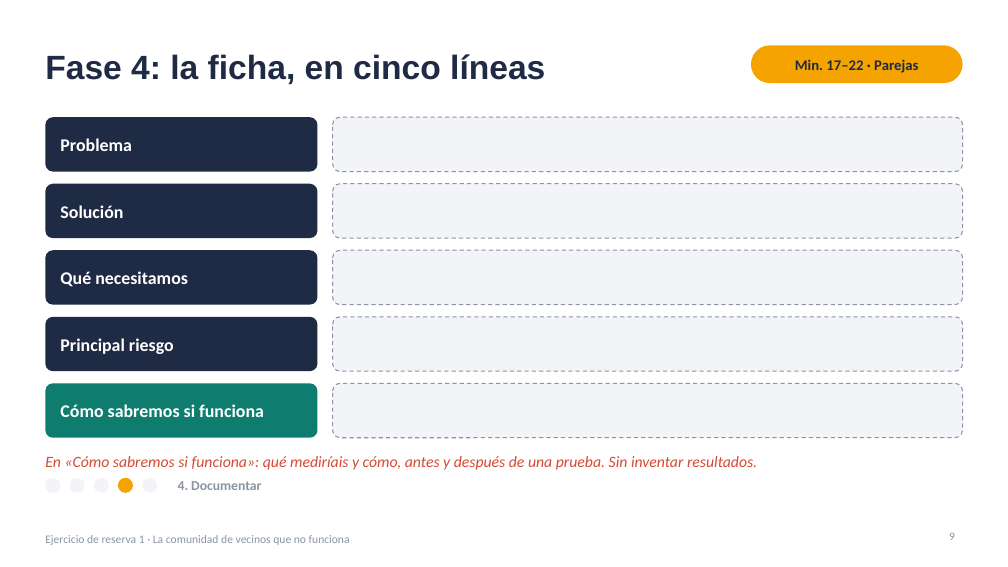
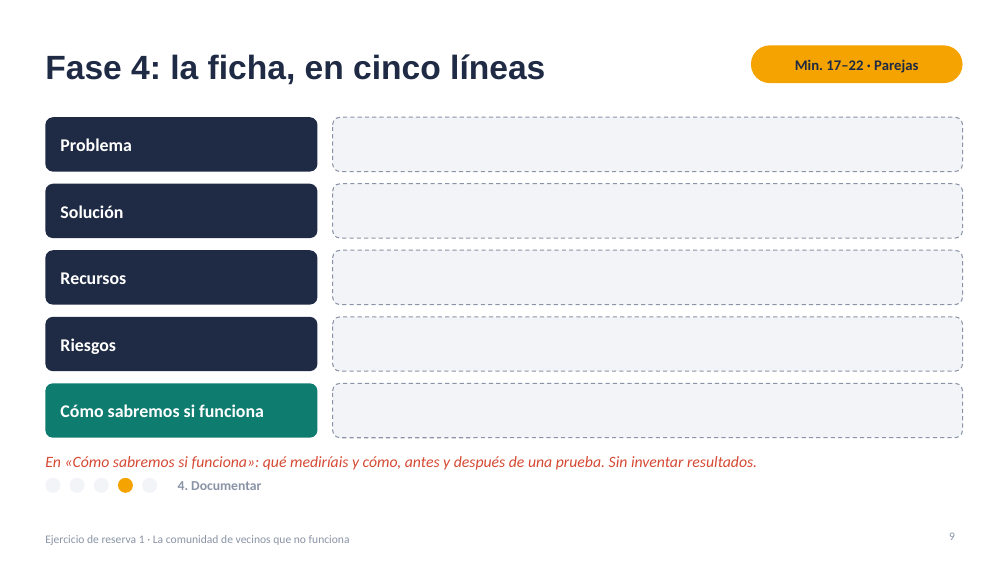
Before and after one commit to jjnieto/creatividad-ofimatica-ia, a slide deck: slide 9 of diapositivas/reserva1_comunidad.pptx. Drawn at 1008x567 pixels with LibreOffice and Linux fonts; fonts in the diff are those of the drawing. Boxes give left, top, right and bottom in pixels: in the first picture for what was removed or moved away, otherwise in the second. Text is boxed around its words. In the diff, an @@ line names an element or a change of style, - is before the commit and + after.

```diff
--- a/diapositivas/reserva1_comunidad.pptx
+++ b/diapositivas/reserva1_comunidad.pptx
@@ text at bbox=[60, 272, 126, 284]: text changed @@
-Qué necesitamos
+Recursos
@@ text at bbox=[60, 338, 116, 354]: text changed @@
-Principal riesgo
+Riesgos
```
Also in this commit, not shown: 5 other files.
